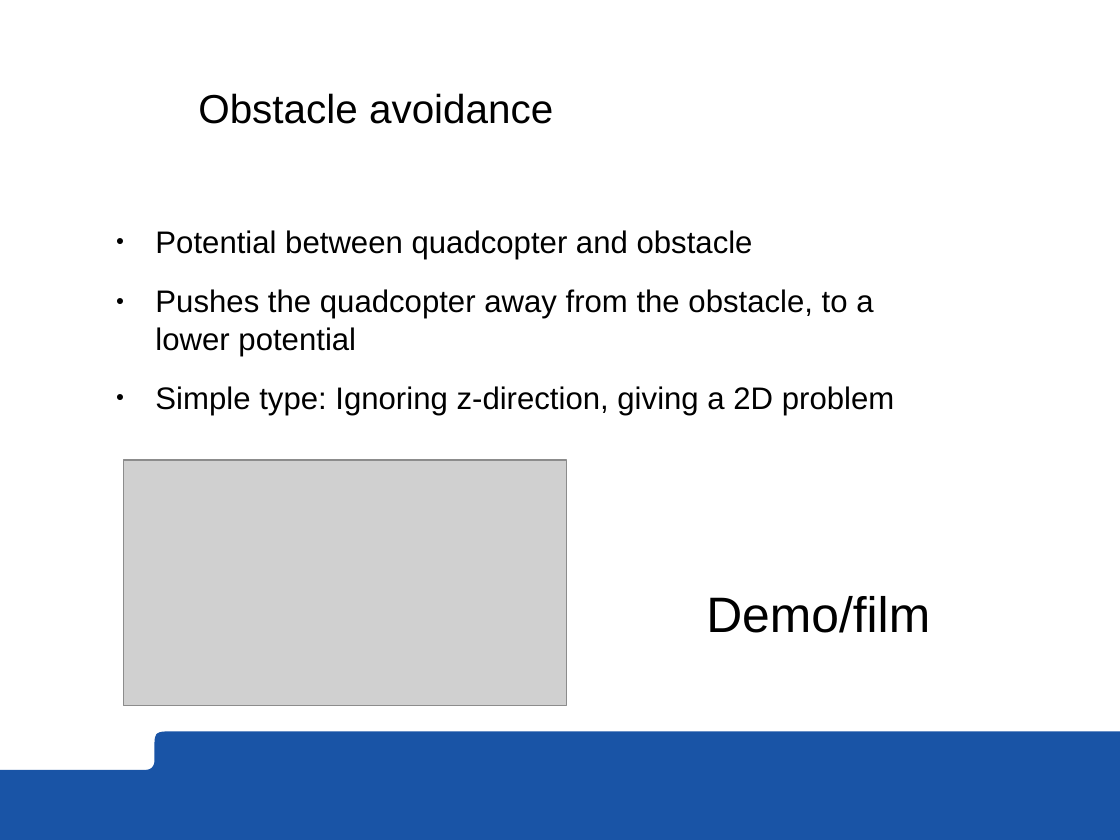
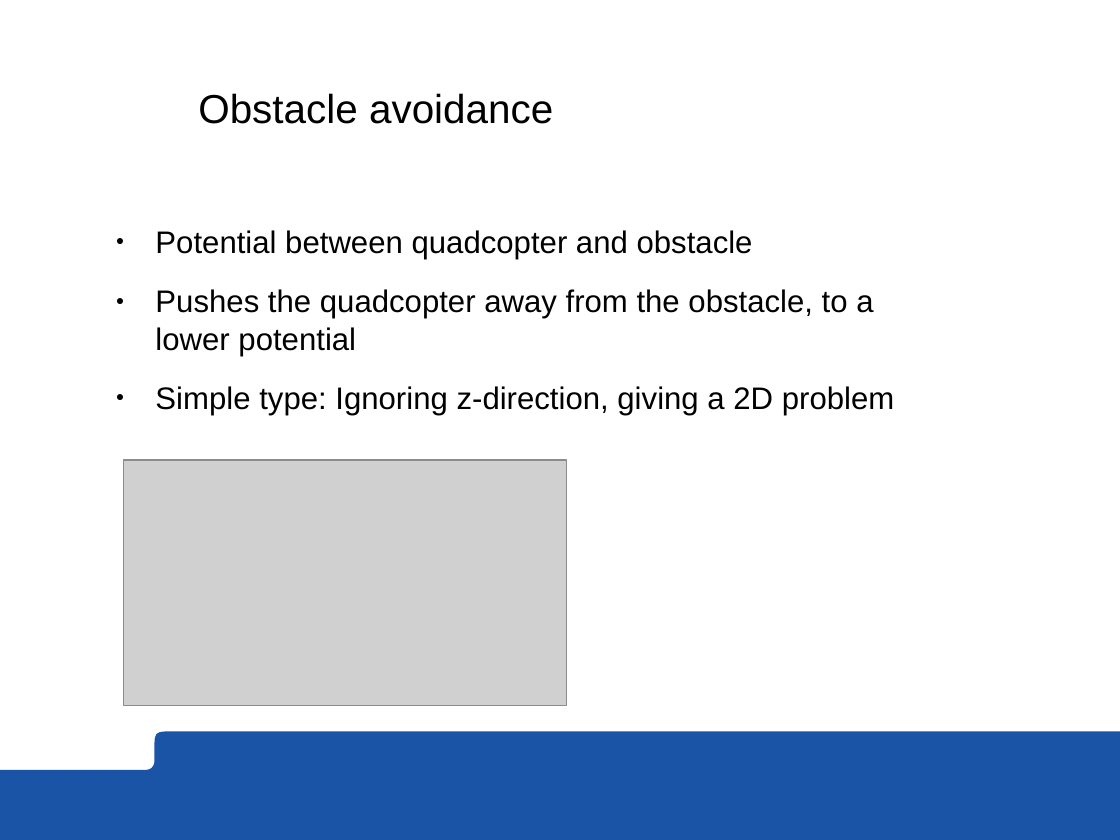
Before and after one commit to roussePaul/kampala, a slide deck: slide 13 of presentation/presentation.odp (slide 12 before the commit). Drawn at 1120x840 pixels with LibreOffice and Linux fonts; fonts in the diff are those of the drawing; grey boxes stand for pictures; background and template pictures are left out. Boxes give left, top, right and bottom in pixels: in the first picture for what was removed or moved away, otherwise in the second. Text is boxed around its words. In the diff, an @@ line names an element or a change of style, - is before the commit and + after.

```diff
--- a/presentation/presentation.odp
+++ b/presentation/presentation.odp
@@ subtitle removed at box(706, 596, 930, 633) @@
-Demo/film
```
Also in this commit, not shown: 3 other slides changed, 3 slides added.
